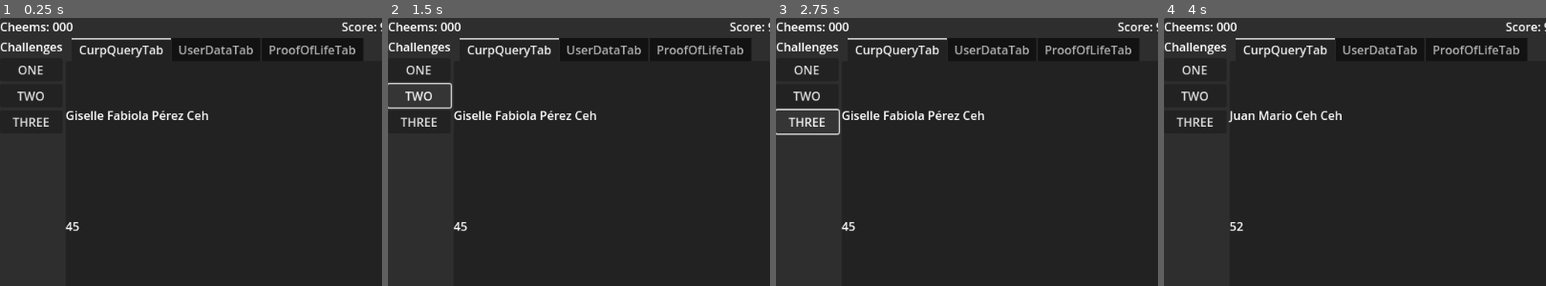
Above: before the commit, frames 1-4 (left to right).
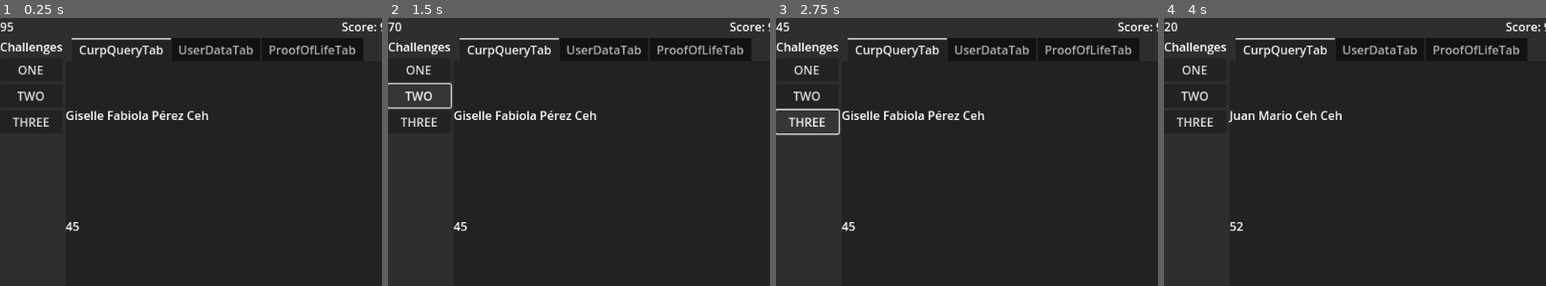
Above: after the commit, the same moments.

Repository: pyramid-seph/dash_dash_dashboard
Game: Godot game, scene res://scenes/Main.tscn
Same seed, same stepped clock (60 frames per second), same inputs: the game is played once before the commit and once after it. The engine's default icon, where the game draws it, is replaced by a stand-in: a white triangle on a blue panel in a dark square.
Inputs:
- Up to frame 1 (0.25 s): no input
- Up to frame 2 (1.5 s): click "ONE" at 0.5 s; click "TWO" at 1.25 s
- Up to frame 3 (2.75 s): click "THREE" at 2 s
- Up to frame 4 (4 s): click "Revisado" at 2.75 s; click "Rechazar" at 3.5 s
The pictures show only the part of the screen within x 0-50%, y 0-50%; the shares and areas given below are measured in that part.

The runs differ from the first frame. In frame 1, 0.4% of the frame differs, in the area x 0-19%, y 1-5%; in frame 2, 0.4%; in frame 3, 0.4%; in frame 4, 0.4%.

Commit message:
Add an stamina system

Diff:
--- a/project.godot
+++ b/project.godot
@@ -23,11 +23,17 @@
 "class": &"RequestChallenge",
 "language": &"GDScript",
 "path": "res://scenes/RequestChallenge.gd"
+}, {
+"base": "Node",
+"class": &"TimedClampedValue",
+"language": &"GDScript",
+"path": "res://scenes/TimedClampedValue.gd"
 }]
 _global_script_class_icons={
 "PersonDescriptor": "",
 "PersonRandomizer": "",
-"RequestChallenge": ""
+"RequestChallenge": "",
+"TimedClampedValue": ""
 }
 
 [application]
--- a/scenes/Gui.gd
+++ b/scenes/Gui.gd
@@ -8,6 +8,7 @@
 @onready var proof_of_life_tab = %ProofOfLifeTab
 @onready var debug := $DebugPanel/Debug as Label
 @onready var pause_panel = $PausePanel
+@onready var cheems := $PanelContainer/VBoxContainer/HUD/Cheems as Label
 
 
 var request_challenge: RequestChallenge:
@@ -31,6 +32,10 @@
 	pause_panel.visible = paused
 
 
+func update_stamina_meter(stamina: float) -> void:
+	cheems.text = str(int(stamina * 100.0))
+
+
 func _on_accept_button_pressed() -> void:
 	on_request_accepted.emit()
 
--- a/scenes/Gui.tscn
+++ b/scenes/Gui.tscn
@@ -16,7 +16,6 @@
 script = ExtResource("1_6yfmw")
 
 [node name="PanelContainer" type="PanelContainer" parent="."]
-layout_mode = 1
 anchors_preset = 15
 anchor_right = 1.0
 anchor_bottom = 1.0
@@ -24,28 +23,24 @@
 grow_vertical = 2
 
 [node name="VBoxContainer" type="VBoxContainer" parent="PanelContainer"]
-layout_mode = 2
 offset_right = 1024.0
 offset_bottom = 720.0
 grow_horizontal = 2
 grow_vertical = 2
 
 [node name="HUD" type="HBoxContainer" parent="PanelContainer/VBoxContainer"]
-layout_mode = 2
 offset_right = 1024.0
 offset_bottom = 26.0
 size_flags_vertical = 0
 alignment = 1
 
 [node name="Cheems" type="Label" parent="PanelContainer/VBoxContainer/HUD"]
-layout_mode = 2
 offset_right = 338.0
 offset_bottom = 26.0
 size_flags_horizontal = 3
 text = "Cheems: 000"
 
 [node name="Score" type="Label" parent="PanelContainer/VBoxContainer/HUD"]
-layout_mode = 2
 offset_left = 342.0
 offset_right = 681.0
 offset_bottom = 26.0
@@ -54,7 +49,6 @@
 horizontal_alignment = 1
 
 [node name="ComboCounter" type="Label" parent="PanelContainer/VBoxContainer/HUD"]
-layout_mode = 2
 offset_left = 685.0
 offset_right = 1024.0
 offset_bottom = 26.0
@@ -63,53 +57,45 @@
 horizontal_alignment = 2
 
 [node name="GridContainer" type="HBoxContainer" parent="PanelContainer/VBoxContainer"]
-layout_mode = 2
 offset_top = 30.0
 offset_right = 1024.0
 offset_bottom = 720.0
 size_flags_vertical = 3
 
 [node name="ChallengeButtons" type="VBoxContainer" parent="PanelContainer/VBoxContainer/GridContainer"]
-layout_mode = 2
 offset_right = 84.0
 offset_bottom = 690.0
 
 [node name="ChallengesLabel" type="Label" parent="PanelContainer/VBoxContainer/GridContainer/ChallengeButtons"]
-layout_mode = 2
 offset_right = 84.0
 offset_bottom = 26.0
 text = "Challenges"
 
 [node name="ChallengeOneButton" type="Button" parent="PanelContainer/VBoxContainer/GridContainer/ChallengeButtons"]
-layout_mode = 2
 offset_top = 30.0
 offset_right = 84.0
 offset_bottom = 61.0
 text = "ONE"
 
 [node name="ChallengeTwoButton" type="Button" parent="PanelContainer/VBoxContainer/GridContainer/ChallengeButtons"]
-layout_mode = 2
 offset_top = 65.0
 offset_right = 84.0
 offset_bottom = 96.0
 text = "TWO"
 
 [node name="ChallengeThreeButton" type="Button" parent="PanelContainer/VBoxContainer/GridContainer/ChallengeButtons"]
-layout_mode = 2
 offset_top = 100.0
 offset_right = 84.0
 offset_bottom = 131.0
 text = "THREE"
 
 [node name="VBoxContainer" type="VBoxContainer" parent="PanelContainer/VBoxContainer/GridContainer"]
-layout_mode = 2
 offset_left = 88.0
 offset_right = 1024.0
 offset_bottom = 690.0
 size_flags_horizontal = 3
 
 [node name="ChallengeTabs" type="TabContainer" parent="PanelContainer/VBoxContainer/GridContainer/VBoxContainer"]
-layout_mode = 2
 offset_right = 936.0
 offset_bottom = 655.0
 size_flags_horizontal = 3
@@ -117,7 +103,6 @@
 
 [node name="CurpQueryTab" type="VBoxContainer" parent="PanelContainer/VBoxContainer/GridContainer/VBoxContainer/ChallengeTabs"]
 unique_name_in_owner = true
-layout_mode = 2
 anchors_preset = 15
 anchor_right = 1.0
 anchor_bottom = 1.0
@@ -127,7 +112,6 @@
 script = ExtResource("2_kph81")
 
 [node name="FullName" type="Label" parent="PanelContainer/VBoxContainer/GridContainer/VBoxContainer/ChallengeTabs/CurpQueryTab"]
-layout_mode = 2
 offset_top = 59.0
 offset_right = 936.0
 offset_bottom = 85.0
@@ -135,7 +119,6 @@
 text = "Name: My cool full name"
 
 [node name="Age" type="Label" parent="PanelContainer/VBoxContainer/GridContainer/VBoxContainer/ChallengeTabs/CurpQueryTab"]
-layout_mode = 2
 offset_top = 207.0
 offset_right = 936.0
 offset_bottom = 233.0
@@ -143,7 +126,6 @@
 text = "Age: My Cool Age"
 
 [node name="Address" type="Label" parent="PanelContainer/VBoxContainer/GridContainer/VBoxContainer/ChallengeTabs/CurpQueryTab"]
-layout_mode = 2
 offset_top = 355.0
 offset_right = 936.0
 offset_bottom = 381.0
@@ -151,7 +133,6 @@
 text = "Address My Cool Address"
 
 [node name="Curp" type="Label" parent="PanelContainer/VBoxContainer/GridContainer/VBoxContainer/ChallengeTabs/CurpQueryTab"]
-layout_mode = 2
 offset_top = 503.0
 offset_right = 936.0
 offset_bottom = 529.0
@@ -159,7 +140,6 @@
 text = "Address My Cool Address"
 
 [node name="Reviewed" type="CheckBox" parent="PanelContainer/VBoxContainer/GridContainer/VBoxContainer/ChallengeTabs/CurpQueryTab"]
-layout_mode = 2
 offset_left = 419.0
 offset_top = 593.0
 offset_right = 517.0
@@ -170,20 +150,17 @@
 [node name="UserDataTab" type="VBoxContainer" parent="PanelContainer/VBoxContainer/GridContainer/VBoxContainer/ChallengeTabs"]
 unique_name_in_owner = true
 visible = false
-layout_mode = 2
 offset_right = 40.0
 offset_bottom = 40.0
 script = ExtResource("3_g15n0")
 
 [node name="FullName" type="Label" parent="PanelContainer/VBoxContainer/GridContainer/VBoxContainer/ChallengeTabs/UserDataTab"]
-layout_mode = 2
 offset_right = 234.0
 offset_bottom = 26.0
 size_flags_vertical = 6
 text = "Name: My othercool full name"
 
 [node name="Age" type="Label" parent="PanelContainer/VBoxContainer/GridContainer/VBoxContainer/ChallengeTabs/UserDataTab"]
-layout_mode = 2
 offset_top = 30.0
 offset_right = 234.0
 offset_bottom = 56.0
@@ -191,7 +168,6 @@
 text = "Age: My Cool Age"
 
 [node name="Address" type="Label" parent="PanelContainer/VBoxContainer/GridContainer/VBoxContainer/ChallengeTabs/UserDataTab"]
-layout_mode = 2
 offset_top = 60.0
 offset_right = 234.0
 offset_bottom = 86.0
@@ -199,7 +175,6 @@
 text = "Address My Cool Address"
 
 [node name="Curp" type="Label" parent="PanelContainer/VBoxContainer/GridContainer/VBoxContainer/ChallengeTabs/UserDataTab"]
-layout_mode = 2
 offset_top = 503.0
 offset_right = 936.0
 offset_bottom = 529.0
@@ -207,7 +182,6 @@
 text = "Address My Cool Address"
 
 [node name="Reviewed" type="CheckBox" parent="PanelContainer/VBoxContainer/GridContainer/VBoxContainer/ChallengeTabs/UserDataTab"]
-layout_mode = 2
 offset_left = 68.0
 offset_top = 90.0
 offset_right = 166.0
@@ -219,32 +193,27 @@
 [node name="ProofOfLifeTab" type="VBoxContainer" parent="PanelContainer/VBoxContainer/GridContainer/VBoxContainer/ChallengeTabs"]
 unique_name_in_owner = true
 visible = false
-layout_mode = 2
 offset_right = 40.0
 offset_bottom = 40.0
 script = ExtResource("4_1il7u")
 
 [node name="Video" type="CenterContainer" parent="PanelContainer/VBoxContainer/GridContainer/VBoxContainer/ChallengeTabs/ProofOfLifeTab"]
-layout_mode = 2
 offset_right = 128.0
 offset_bottom = 128.0
 size_flags_vertical = 3
 
 [node name="TextureRect" type="TextureRect" parent="PanelContainer/VBoxContainer/GridContainer/VBoxContainer/ChallengeTabs/ProofOfLifeTab/Video"]
-layout_mode = 2
 offset_right = 128.0
 offset_bottom = 128.0
 texture = ExtResource("1_vrsff")
 
 [node name="DebugText" type="Label" parent="PanelContainer/VBoxContainer/GridContainer/VBoxContainer/ChallengeTabs/ProofOfLifeTab"]
-layout_mode = 2
 offset_top = 132.0
 offset_right = 128.0
 offset_bottom = 158.0
 text = "Debug Text"
 
 [node name="Reviewed" type="CheckBox" parent="PanelContainer/VBoxContainer/GridContainer/VBoxContainer/ChallengeTabs/ProofOfLifeTab"]
-layout_mode = 2
 offset_left = 15.0
 offset_top = 162.0
 offset_right = 113.0
@@ -254,7 +223,6 @@
 text = "Revisado"
 
 [node name="CommitmentButtons" type="HBoxContainer" parent="PanelContainer/VBoxContainer/GridContainer/VBoxContainer"]
-layout_mode = 2
 offset_top = 659.0
 offset_right = 936.0
 offset_bottom = 690.0
@@ -262,14 +230,12 @@
 grow_vertical = 0
 
 [node name="RejectButton" type="Button" parent="PanelContainer/VBoxContainer/GridContainer/VBoxContainer/CommitmentButtons"]
-layout_mode = 2
 offset_right = 466.0
 offset_bottom = 31.0
 size_flags_horizontal = 3
 text = "Rechazar"
 
 [node name="AcceptButton" type="Button" parent="PanelContainer/VBoxContainer/GridContainer/VBoxContainer/CommitmentButtons"]
-layout_mode = 2
 offset_left = 470.0
 offset_right = 936.0
 offset_bottom = 31.0
@@ -279,7 +245,6 @@
 
 [node name="DebugPanel" type="PanelContainer" parent="."]
 custom_minimum_size = Vector2(512, 0)
-layout_mode = 1
 anchors_preset = 6
 anchor_left = 1.0
 anchor_top = 0.5
@@ -292,7 +257,6 @@
 grow_vertical = 2
 
 [node name="Debug" type="Label" parent="DebugPanel"]
-layout_mode = 2
 offset_right = 512.0
 offset_bottom = 40.0
 size_flags_vertical = 1
@@ -302,7 +266,6 @@
 [node name="PausePanel" type="PanelContainer" parent="."]
 process_mode = 3
 visible = false
-layout_mode = 1
 anchors_preset = 15
 anchor_right = 1.0
 anchor_bottom = 1.0
@@ -310,7 +273,6 @@
 grow_vertical = 2
 
 [node name="Pause" type="Label" parent="PausePanel"]
-layout_mode = 2
 offset_top = 8.0
 offset_right = 40.0
 offset_bottom = 31.0
--- a/scenes/Main.gd
+++ b/scenes/Main.gd
@@ -2,17 +2,14 @@
 # TODO Stamina system
 
 enum GameState {
-	PLAYING,
-	GAME_OVER,
+	Playing,
+	GameOver,
 }
 
 
-@export var stamina_depletion_rate: int = 0
-@export var stamina_gain_rate: int = 0
-@export var stamina_gain_per_correct_answer: int = 0
 @export var points_per_correct_answer: int = 100
 
-var _game_state: GameState = GameState.PLAYING
+var _game_state: GameState = GameState.Playing
 var _current_request_challenge: RequestChallenge:
 	get:
 		return _current_request_challenge
@@ -23,14 +20,18 @@
 @onready var timer: Timer = $Timer
 @onready var gui := $GUI
 @onready var person_randomizer: PersonRandomizer = $PersonRandomizer
+@onready var stamina_value = $StaminaValue as TimedClampedValue
 
 
 func _ready() -> void:
 	_setup_next_request_challenge()
+	stamina_value.on_value_changed.connect(func (new_val: float): gui.update_stamina_meter(new_val))
+	stamina_value.on_total_depletion.connect(func (_new_val: float): print("TOTALLY DEPLETED!"))
+	stamina_value.start()
 
 
 func _unhandled_input(event) -> void:
-	if event.is_action_pressed("pause") and _game_state == GameState.PLAYING:
+	if event.is_action_pressed("pause") and _game_state == GameState.Playing:
 		get_tree().paused = !get_tree().paused
 		gui.show_pause_panel(get_tree().paused)
 
--- a/scenes/Main.tscn
+++ b/scenes/Main.tscn
@@ -1,7 +1,8 @@
-[gd_scene load_steps=4 format=3 uid="uid://bmjcxe55tc7rn"]
+[gd_scene load_steps=5 format=3 uid="uid://bmjcxe55tc7rn"]
 
 [ext_resource type="Script" path="res://scenes/Main.gd" id="1_j113n"]
 [ext_resource type="PackedScene" uid="uid://cxa4snp427eur" path="res://scenes/PersonRandomizer.tscn" id="2_iq7nc"]
+[ext_resource type="PackedScene" uid="uid://8bqbvisgdxdw" path="res://scenes/TimedClampedValue.tscn" id="3_6pydo"]
 [ext_resource type="PackedScene" uid="uid://dkrfe2vld0pi1" path="res://scenes/Gui.tscn" id="3_7318c"]
 
 [node name="Main" type="Node"]
@@ -9,6 +10,9 @@
 script = ExtResource("1_j113n")
 
 [node name="PersonRandomizer" parent="." instance=ExtResource("2_iq7nc")]
+
+[node name="StaminaValue" parent="." instance=ExtResource("3_6pydo")]
+process_mode = 1
 
 [node name="Timer" type="Timer" parent="."]
 process_mode = 1
--- /dev/null
+++ b/scenes/TimedClampedValue.gd
@@ -0,0 +1,99 @@
+class_name TimedClampedValue
+extends Node
+
+
+signal on_value_changed(new_value)
+signal on_total_depletion(new_value)
+signal on_total_increment(new_value)
+
+
+enum ChangeType { Deplete, Increment }
+enum Status { Stopped, Started }
+
+
+@export var min_value: float = 0.0:
+	set(new_value):
+		min_value = minf(new_value, max_value)
+	get:
+		return min_value
+@export var max_value: float = 1.0:
+	set(new_value):
+		max_value = maxf(new_value, min_value)
+	get:
+		return max_value
+@export var initial_value: float = 1.0:
+	set(new_value):
+		initial_value = clampf(new_value, min_value, max_value)
+	get:
+		return initial_value
+@export var speed: float = 0.2
+@export var time_sec_between_change_signals: float = 1.0
+@export var change_type: ChangeType = ChangeType.Deplete
+@export var auto_start: bool = false
+
+
+var current_value: float = 1.0:
+	set(value):
+		current_value = clampf(value, min_value, max_value)
+		emit_signal("on_value_changed", current_value)
+		match change_type:
+			ChangeType.Deplete:
+				if is_totally_depleted():
+					emit_signal("on_total_depletion", current_value)
+					stop()
+			ChangeType.Increment:
+				if is_totally_incremented():
+					emit_signal("on_total_increment", current_value)
+					stop()
+			_:
+				print_debug("Unknown status. Will forcefully stop")
+				stop()
+	get:
+		return current_value
+
+var _status: Status = Status.Stopped
+
+
+func _ready() -> void:
+	if auto_start: start()
+
+
+func _process(delta) -> void:
+	if is_stopped(): return
+
+	match change_type:
+		ChangeType.Deplete:
+			current_value -= speed * delta
+		ChangeType.Increment:
+			current_value += speed * delta
+		_:
+			print_debug("Unknown status. Will forcefully stop.")
+			stop()
+
+
+func start(new_initial_value: float = initial_value) -> void:
+	stop()
+	if new_initial_value != initial_value:
+		initial_value = new_initial_value
+	current_value = initial_value
+	_status = Status.Started
+
+
+func stop() -> void:
+	_status = Status.Stopped
+
+
+func is_stopped() -> bool:
+	return _status == Status.Stopped
+
+
+func is_started() -> bool:
+	return _status == Status.Started
+
+
+func is_totally_depleted() -> bool:
+	return is_equal_approx(current_value, min_value)
+
+
+func is_totally_incremented() -> bool:
+	return is_equal_approx(current_value, max_value)
--- /dev/null
+++ b/scenes/TimedClampedValue.tscn
@@ -0,0 +1,6 @@
+[gd_scene load_steps=2 format=3 uid="uid://8bqbvisgdxdw"]
+
+[ext_resource type="Script" path="res://scenes/TimedClampedValue.gd" id="1_r64kf"]
+
+[node name="TimedClampedValue" type="Node"]
+script = ExtResource("1_r64kf")
